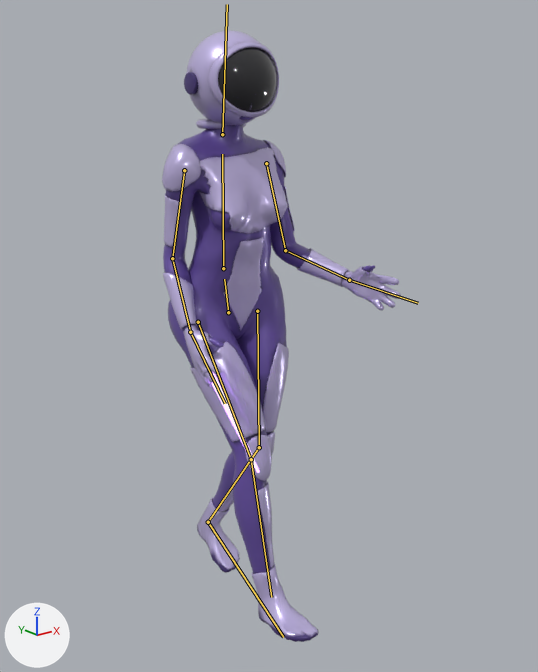
One commit to the glTF model inner-restore/public/static/models/diver.glb: the scene before it, then after it.
Camera for both pictures: a 50 mm lens placed at (-1.328, -1.871, 1.61), pointed at (0.051, -0.147, 0.92). Every picture has the same lights, and +X, +Y and +Z are marked at lower left. The older version comes first. Both versions are drawn at frame 15 of the action 'walk'; the numbers are the values there. The bones that change, and the others that lie on the model, are drawn over the model as lines.

In view in the first picture: 'body', 'helmet', 'tool'.
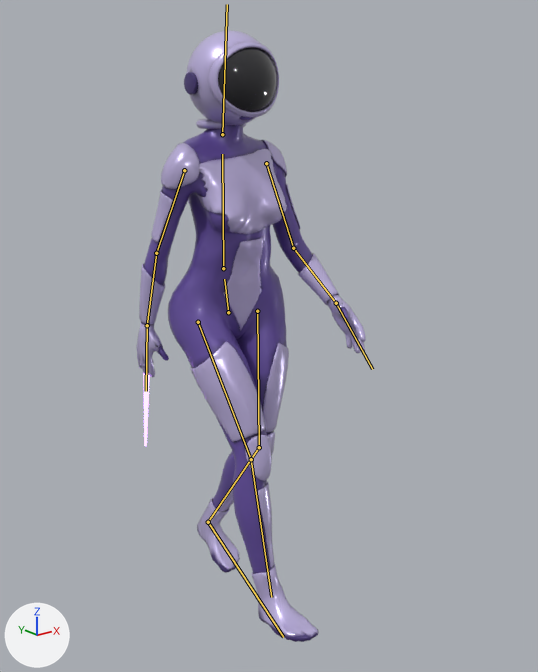
Boxes [x1, y1, x2, y2] around the edits, measured in the pictures (538 x 672 px):
'body', posed: before [162, 116, 401, 642]; after [136, 116, 366, 642]
'tool', posed: before [202, 367, 260, 473]; after [140, 359, 154, 446]
bone 'upperArmL', root to tip: before (266, 163) to (285, 250); after (266, 163) to (293, 248)
bone 'foreArmL', root to tip: before (285, 250) to (349, 280); after (293, 248) to (336, 303)
bone 'handL', root to tip: before (349, 280) to (418, 303); after (336, 303) to (372, 369)
bone 'upperArmR', root to tip: before (184, 170) to (172, 258); after (184, 170) to (156, 253)
bone 'foreArmR', root to tip: before (172, 258) to (190, 332); after (156, 253) to (147, 325)
bone 'handR', root to tip: before (190, 332) to (225, 403); after (147, 325) to (146, 391)

What changed in the scene script:
```text
Change bone_upperarml:
    where bone_upperarml = bpy.data.objects['rig'].pose.bones['upperArmL']  # child of 'chest'
    bone_upperarml.rotation_quaternion: (-0.93, 0.321, 0.063, -0.165) -> (-0.952, 0.29, 0.0, -0.104)  # degrees (-38, -1, 20) -> degrees (-34, 3, 11)
Change bone_forearml:
    where bone_forearml = bpy.data.objects['rig'].pose.bones['foreArmL']  # child of 'upperArmL'
    bone_forearml.rotation_quaternion: (0.974, -0.057, -0.114, -0.186) -> (1.0, -0.008, 0.0, 0.014)  # degrees (-4, -14, -21) -> degrees (-1, 0, 2)
Change bone_handl:
    where bone_handl = bpy.data.objects['rig'].pose.bones['handL']  # child of 'foreArmL'
    bone_handl.rotation_quaternion: (0.998, -0.037, -0.001, -0.054) -> (0.997, 0.061, 0.0, -0.049)  # degrees (-4, 0, -6) -> degrees (7, 0, -6)
Change bone_upperarmr:
    where bone_upperarmr = bpy.data.objects['rig'].pose.bones['upperArmR']  # child of 'chest'
    bone_upperarmr.rotation_quaternion: (-0.93, 0.139, 0.04, 0.337) -> (-0.941, 0.027, 0.0, 0.337)  # degrees (-14, -10, -39) -> degrees (-3, -1, -39)
Change bone_forearmr:
    where bone_forearmr = bpy.data.objects['rig'].pose.bones['foreArmR']  # child of 'upperArmR'
    bone_forearmr.rotation_quaternion: (0.99, -0.035, 0.071, 0.115) -> (0.97, 0.146, 0.0, -0.195)  # degrees (-3, 9, 13) -> degrees (17, 3, -22)
Change bone_handr:
    where bone_handr = bpy.data.objects['rig'].pose.bones['handR']  # child of 'foreArmR'
    bone_handr.rotation_quaternion: (0.998, -0.037, 0.001, 0.054) -> (0.998, 0.035, 0.0, 0.058)  # degrees (-4, 0, 6) -> degrees (4, 0, 7)
```
